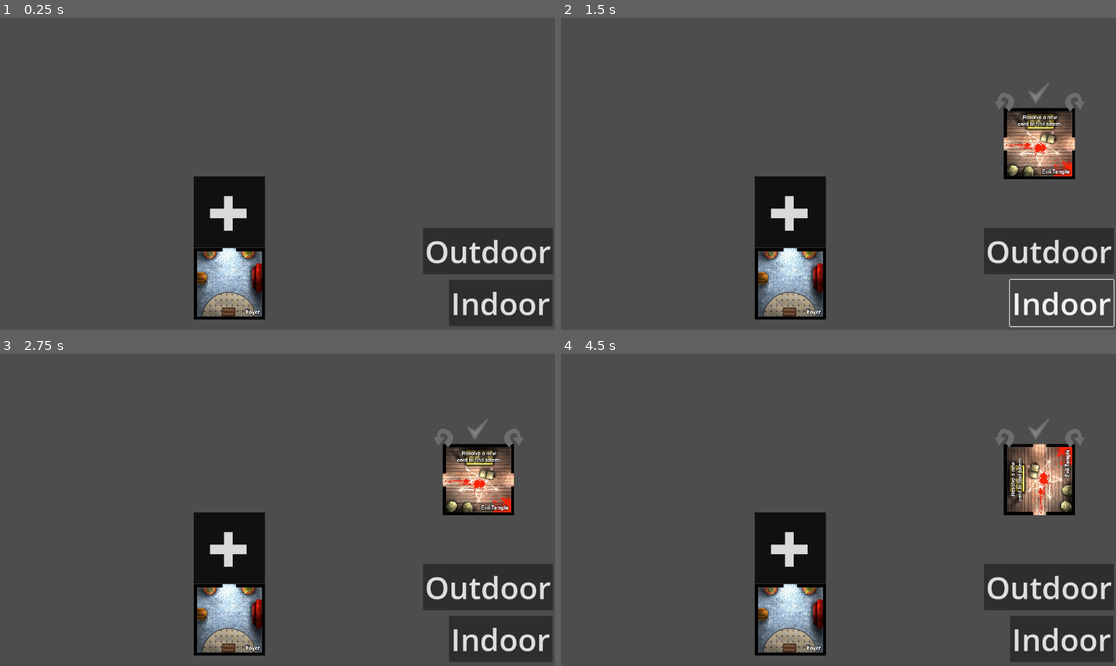
Above: before the commit, frames 1-4 (two rows, left to right).
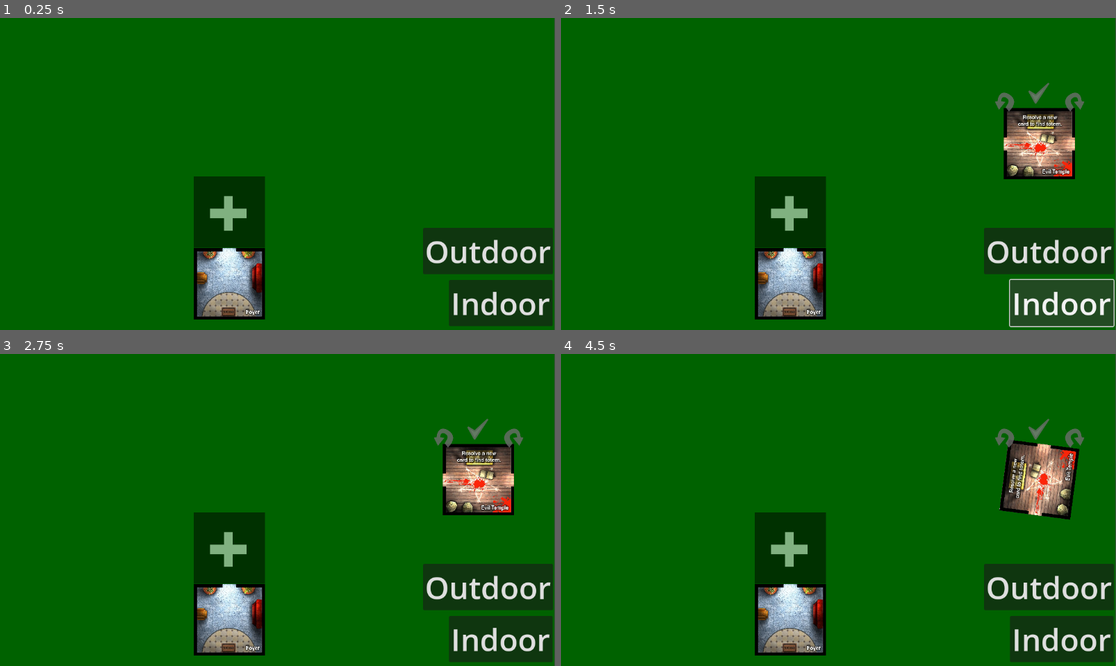
Above: after the commit, the same moments.

Repository: angelaliuyl/godot-zimp
Game: Godot game, scene res://main.tscn
The game is run twice, just before and just after one commit, with the same random seed, the same clock (stepped at 60 frames per second) and the same inputs.
Inputs (mouse positions are in pixels of both pictures, inside the frame that each line leads up to):
- Up to frame 1 (0.25 s): no input
- Up to frame 2 (1.5 s): click (788, 283) at 0.5 s; click "Indoor" at 1.25 s
- Up to frame 3 (2.75 s): click (477, 428) at 2 s
- Up to frame 4 (4.5 s): click (1038, 428) at 2.75 s; click "Outdoor" at 3.5 s; click (1005, 438) at 4.25 s

The runs differ from the first frame. In frame 1, 96% of the frame differs, in the area x 0-100%, y 0-100%; in frame 2, 93%; in frame 3, 93%; in frame 4, 95%.

Commit message:
Aesthetic changes
* added background to main
* animation for tile rotation
* adjust transparency of tile UI and snapping spaces

Diff:
--- a/main.tscn
+++ b/main.tscn
@@ -7,6 +7,19 @@
 [node name="Main" type="Node2D"]
 script = ExtResource("1_4tncw")
 tile_scene = ExtResource("1_6fcyy")
+
+[node name="Background" type="ColorRect" parent="."]
+anchors_preset = 15
+anchor_right = 1.0
+anchor_bottom = 1.0
+offset_right = 240.0
+offset_bottom = 240.0
+grow_horizontal = 2
+grow_vertical = 2
+scale = Vector2(4.79779, 2.70815)
+size_flags_horizontal = 3
+size_flags_vertical = 3
+color = Color(0, 0.384314, 0, 1)
 
 [node name="StartingTile" parent="." instance=ExtResource("1_6fcyy")]
 
--- a/room_tile.gd
+++ b/room_tile.gd
@@ -87,11 +87,16 @@
 	dragging = false
 
 func _on_tile_ui_turn_left():
-	$TileSprite.rotation -= PI / 2
+	var tween = get_tree().create_tween()
+	var new_rotation = $TileSprite.rotation - PI / 2
+	tween.tween_property($TileSprite, "rotation", new_rotation, 0.2).set_ease(Tween.EASE_OUT)
 	doorway  = _rotate_array_cw(doorway, -1)
 
 func _on_tile_ui_turn_right():
-	$TileSprite.rotation += PI / 2
+	var tween = get_tree().create_tween()
+	var new_rotation = $TileSprite.rotation + PI / 2
+	tween.tween_property($TileSprite, "rotation", new_rotation, 0.2).set_ease(Tween.EASE_OUT)
+
 	doorway  = _rotate_array_cw(doorway, 1)
 
 func _on_tile_ui_mark_done():
--- a/tile_snapping_area.tscn
+++ b/tile_snapping_area.tscn
@@ -15,5 +15,5 @@
 shape = SubResource("RectangleShape2D_q8qgb")
 
 [node name="Sprite2D" type="Sprite2D" parent="."]
-modulate = Color(1, 1, 1, 0.784314)
+modulate = Color(1, 1, 1, 0.501961)
 texture = ExtResource("1_eydbs")
--- a/tile_ui.tscn
+++ b/tile_ui.tscn
@@ -5,6 +5,7 @@
 [ext_resource type="Texture2D" uid="uid://e84j306wqhjv" path="res://media/UI/done.png" id="2_xf5xj"]
 
 [node name="TileUI" type="Control"]
+modulate = Color(1, 1, 1, 0.792157)
 layout_mode = 3
 anchors_preset = 0
 offset_left = -96.0
